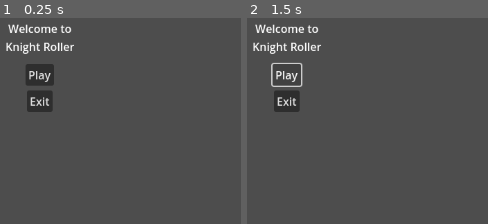
Above: before the commit, frames 1-2 (left to right).
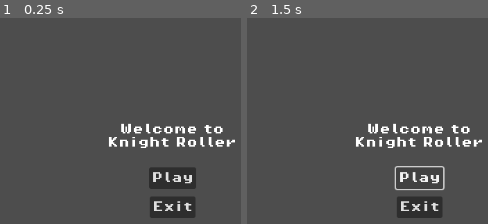
Above: after the commit, the same moments.

Repository: Holdmedve/Brackey-Toturial
Game: Godot game, scene res://scenes/menu.tscn
Same seed, same stepped clock (60 frames per second), same inputs: the game is played once before the commit and once after it. This scene is started directly instead of the project's main scene.
Inputs:
- Up to frame 1 (0.25 s): no input
- Up to frame 2 (1.5 s): click "Play" at 0.5 s; click "Play" at 1.25 s

The runs differ from the first frame. In frame 1, 9.1% of the frame differs, in the area x 2-98%, y 2-98%; in frame 2, 7.5%.

Commit message:
work on menu scene

Diff:
--- a/scenes/menu.tscn
+++ b/scenes/menu.tscn
@@ -1,6 +1,7 @@
-[gd_scene load_steps=2 format=3 uid="uid://bqw01e8jnqcf1"]
+[gd_scene load_steps=3 format=3 uid="uid://bqw01e8jnqcf1"]
 
 [ext_resource type="Script" path="res://scripts/menu.gd" id="1_34vrj"]
+[ext_resource type="FontFile" uid="uid://bv4d30taqnnos" path="res://assets/fonts/PixelOperator8-Bold.ttf" id="1_a3rk1"]
 
 [node name="Menu" type="Control"]
 layout_mode = 3
@@ -12,27 +13,33 @@
 
 [node name="Play" type="Button" parent="."]
 layout_mode = 0
-offset_left = 331.0
-offset_top = 120.0
-offset_right = 372.0
-offset_bottom = 151.0
+offset_left = 509.0
+offset_top = 269.0
+offset_right = 550.0
+offset_bottom = 300.0
+theme_override_fonts/font = ExtResource("1_a3rk1")
 text = "Play"
 
 [node name="WelcomeLabel" type="Label" parent="."]
 layout_mode = 0
-offset_left = 302.0
-offset_top = 57.0
-offset_right = 402.0
-offset_bottom = 106.0
+offset_left = 449.0
+offset_top = 206.0
+offset_right = 635.0
+offset_bottom = 255.0
+theme_override_fonts/font = ExtResource("1_a3rk1")
 text = "Welcome to
 Knight Roller"
 horizontal_alignment = 1
 
 [node name="Exit" type="Button" parent="."]
 layout_mode = 0
-offset_left = 333.0
-offset_top = 158.0
-offset_right = 370.0
-offset_bottom = 189.0
+offset_left = 510.0
+offset_top = 311.0
+offset_right = 576.0
+offset_bottom = 342.0
+theme_override_fonts/font = ExtResource("1_a3rk1")
 text = "Exit"
 script = ExtResource("1_34vrj")
+
+[connection signal="pressed" from="Play" to="Exit" method="_on_play_pressed"]
+[connection signal="pressed" from="Exit" to="Exit" method="_on_pressed"]
--- a/scripts/menu.gd
+++ b/scripts/menu.gd
@@ -9,3 +9,12 @@
 # Called every frame. 'delta' is the elapsed time since the previous frame.
 func _process(delta: float) -> void:
 	pass
+
+
+func _on_pressed() -> void:
+	print('hello')
+	get_tree().quit()
+
+
+func _on_play_pressed() -> void:
+	print("play is pressed")
